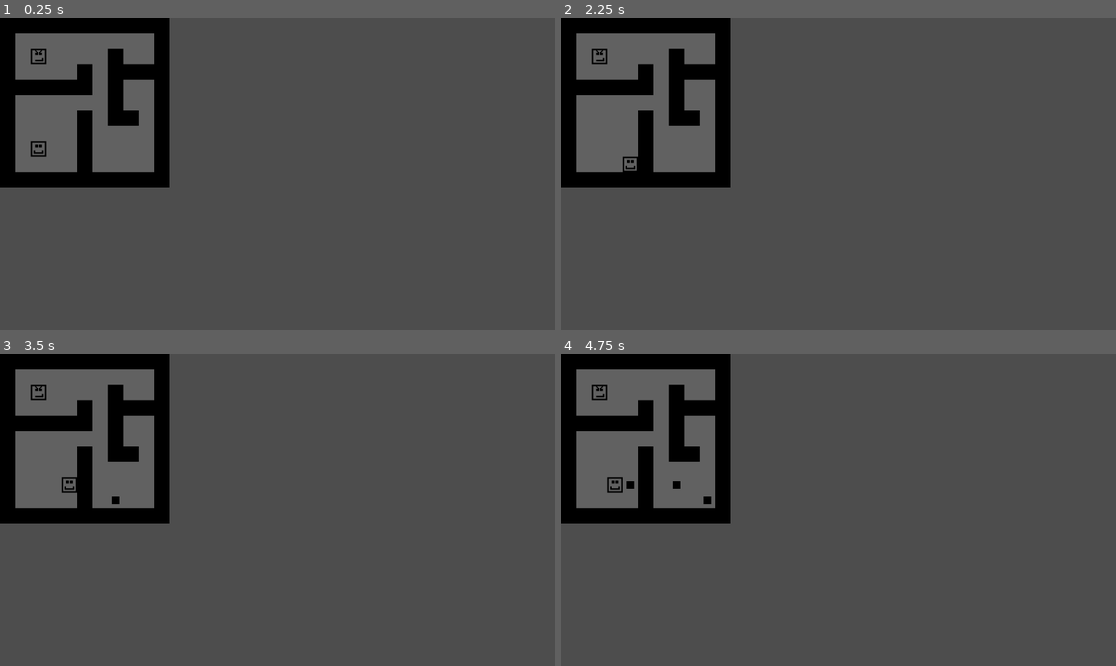
Above: before the commit, frames 1-4 (two rows, left to right).
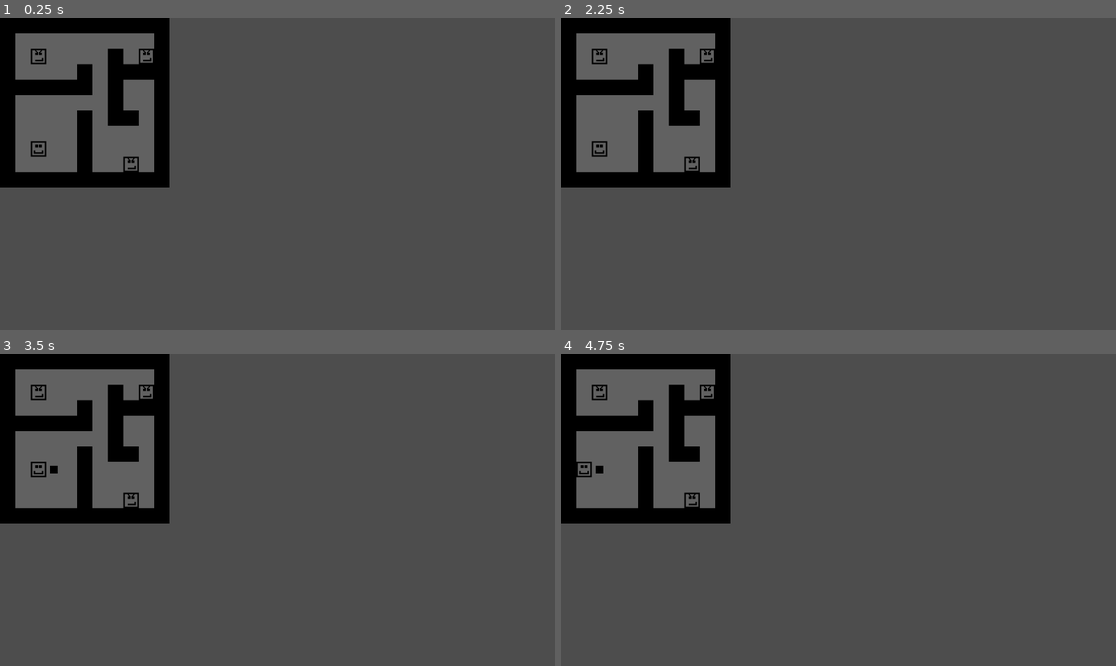
Above: after the commit, the same moments.

Repository: AT0M1X/TheHorseheadPact
Game: Godot game, scene res://scenes/main/Main.tscn
The game is run twice, just before and just after one commit, with the same random seed, the same clock (stepped at 60 frames per second) and the same inputs.
Inputs:
- Up to frame 1 (0.25 s): no input
- Up to frame 2 (2.25 s): tap Enter at 0.5, 2 s; hold D (move_right) 0.53-1.28 s; hold Space (shoot) 0.53-1.28 s; hold S (move_down) 1.28-2.03 s; tap Space (shoot) at 1.35 s; hold D (move_right) from 2.03 s (still down); hold Space (shoot) from 2.03 s (still down)
- Up to frame 3 (3.5 s): release D (move_right) at 2.78 s; release Space (shoot) at 2.78 s; hold W (move_up) from 2.78 s (still down); tap Space (shoot) at 2.85 s
- Up to frame 4 (4.75 s): tap Enter at 3.5 s; release W (move_up) at 3.53 s; hold Space (shoot) 3.53-4.28 s; hold A (move_left) from 3.53 s (still down); tap Space (shoot) at 4.35 s

The runs differ from the first frame. In frame 1, 0.2% of the frame differs, in the area x 22-28%, y 9-50%; in frame 2, 0.4%; in frame 3, 0.4%; in frame 4, 0.5%, in the area x 2-28%, y 9-50%.
Error before the commit: Parse Error: Identifier "TILE_SIZE" not declared in the current scope. (res://scripts/actors/Enemy.gd:25)

Commit message:
Fixed a bunch of bugs with bullets

Diff:
--- a/autoload/TurnManager.gd
+++ b/autoload/TurnManager.gd
@@ -44,8 +44,6 @@
 			return
 		if is_instance_valid(e):
 			e.take_turn()
-			await get_tree().physics_frame
-			await get_tree().process_frame
 
 func process_bullets():
 	for b in bullets:
@@ -53,8 +51,6 @@
 			return
 		if is_instance_valid(b):
 			b.move()
-			await get_tree().physics_frame
-			await get_tree().process_frame
 
 func player_die():
 	if game_over:
--- a/project.godot
+++ b/project.godot
@@ -23,6 +23,7 @@
 [global_group]
 
 enemies=""
+projectile=""
 
 [input]
 
--- a/scenes/actors/Bullet.tscn
+++ b/scenes/actors/Bullet.tscn
@@ -3,9 +3,12 @@
 [ext_resource type="Texture2D" uid="uid://cm1fx1kasupog" path="res://assets/art/Black_32x32.png" id="1_13uct"]
 [ext_resource type="Script" uid="uid://b3qiraiig6ga4" path="res://scripts/actors/Bullet.gd" id="2_jad0o"]
 
-[node name="Bullet" type="Node2D"]
+[node name="Bullet" type="Node2D" groups=["projectile"]]
 script = ExtResource("2_jad0o")
 
 [node name="Sprite2D" type="Sprite2D" parent="."]
 scale = Vector2(0.5, 0.5)
 texture = ExtResource("1_13uct")
+
+[node name="RayCast2D" type="RayCast2D" parent="."]
+collide_with_areas = true
--- a/scenes/levels/Level_01.tscn
+++ b/scenes/levels/Level_01.tscn
@@ -40,3 +40,9 @@
 
 [node name="Enemy" parent="Enemies" instance=ExtResource("3_wee7o")]
 position = Vector2(80, 80)
+
+[node name="Enemy2" parent="Enemies" instance=ExtResource("3_wee7o")]
+position = Vector2(304, 80)
+
+[node name="Enemy3" parent="Enemies" instance=ExtResource("3_wee7o")]
+position = Vector2(272, 304)
--- a/scripts/actors/Bullet.gd
+++ b/scripts/actors/Bullet.gd
@@ -1,10 +1,13 @@
 extends Node2D
+
+@onready var raycast: RayCast2D = $RayCast2D
 
 var direction = Vector2.RIGHT
 var spawn_turn = true
 
 func setup(dir: Vector2, pos: Vector2):
 	direction = dir
+	raycast.target_position = direction * Settings.tile_size
 	position = pos
 	TurnManager.register_bullet(self)
 	check_collision()
@@ -13,6 +16,13 @@
 	if spawn_turn:
 		spawn_turn = false
 		return
+
+	check_collision()
+	if raycast.is_colliding():
+		var hit = raycast.get_collider()
+		if hit != TurnManager.player and !hit.is_in_group("enemies") and !hit.is_in_group("projectiles"):
+			queue_free()
+			TurnManager.bullets.erase(self)
 
 	position += direction * Settings.tile_size
 	check_collision()
--- a/scripts/actors/Enemy.gd
+++ b/scripts/actors/Enemy.gd
@@ -4,13 +4,11 @@
 
 @onready var raycast: RayCast2D = $RayCast2D
 
-var player: Node2D
-
 func _ready():
 	TurnManager.register_enemy(self)
 
 func take_turn():
-	player = TurnManager.player
+	var player = TurnManager.player
 	if player == null:
 		return
 
@@ -22,8 +20,8 @@
 
 func get_cell_pos(world_pos: Vector2) -> Vector2i:
 	return Vector2i(
-		int(round(world_pos.x / TILE_SIZE)),
-		int(round(world_pos.y / TILE_SIZE))
+		int(round(world_pos.x / Settings.tile_size)),
+		int(round(world_pos.y / Settings.tile_size))
 	)
 
 
@@ -35,22 +33,17 @@
 
 
 func has_line_of_sight_to(player: Node2D) -> bool:
-	#var my_cell     := get_cell_pos(global_position)
-	#var player_cell := get_cell_pos(player.global_position)
-	var my_cell = position
-	var player_cell = player.position
-
-	var dx_cells = player_cell.x - my_cell.x
-	var dy_cells = player_cell.y - my_cell.y
+	var dx = player.position.x - position.x
+	var dy = player.position.y - position.y
 
 	var cast_to: Vector2
 
-	if dx_cells == 0:
+	if dx == 0:
 		# same column → vertical cast
-		cast_to = Vector2(0, float(dy_cells))
-	elif dy_cells == 0:
+		cast_to = Vector2(0, dy)
+	elif dy == 0:
 		# same row → horizontal cast
-		cast_to = Vector2(float(dx_cells), 0)
+		cast_to = Vector2(dx, 0)
 	else:
 		# Not truly aligned; extra safety
 		return false
